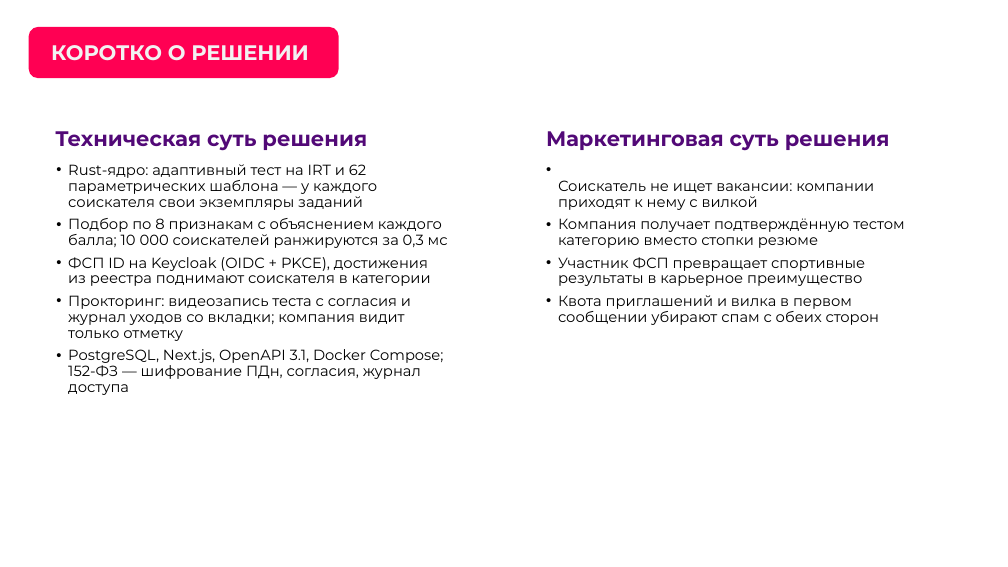
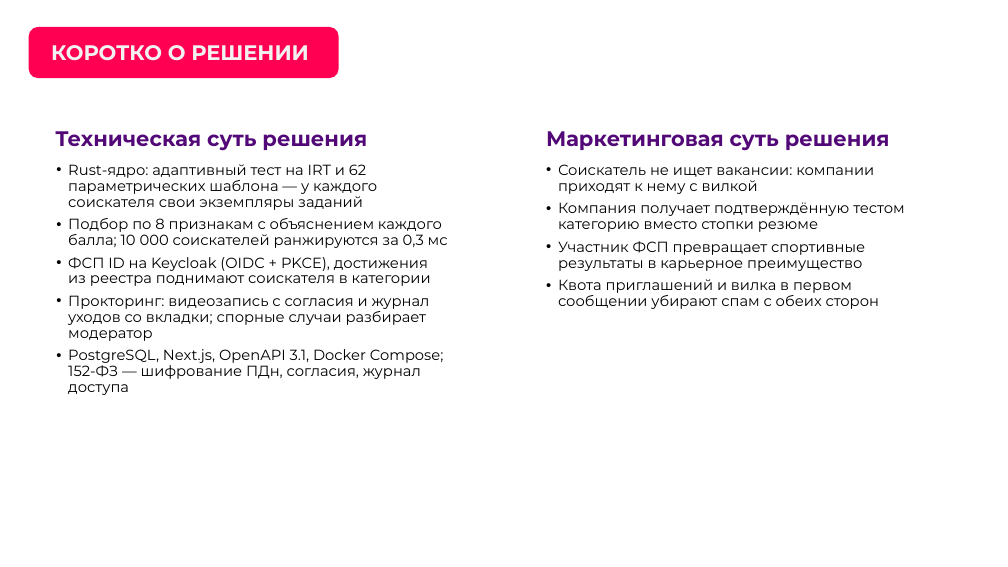
Before and after one commit to K1NGSM4N3/fsp-hack, a slide deck: slide 5 of docs/presentation.pptx. Drawn at 1008x567 pixels with LibreOffice and Linux fonts; fonts in the diff are those of the drawing; background and template pictures are left out. Boxes give left, top, right and bottom in pixels: in the first picture for what was removed or moved away, otherwise in the second. Text is boxed around its words. In the diff, an @@ line names an element or a change of style, - is before the commit and + after.

```diff
--- a/docs/presentation.pptx
+++ b/docs/presentation.pptx
@@ text "Соискатель не ищет вакансии: компании ...": place and size @@
-text "Соискатель не ищет вакансии: компании ..." at [558,180,904,325]
+text "Соискатель не ищет вакансии: компании ..." at [558,164,904,309]
@@ text at [68,295,430,341]: text changed @@
-• Прокторинг: видеозапись теста с согласия и журнал уходов со вкладки; компания видит только отметку
+• Прокторинг: видеозапись с согласия и журнал уходов со вкладки; спорные случаи разбирает модератор
```
Also in this commit, not shown: 5 other slides changed, 1 other file.
